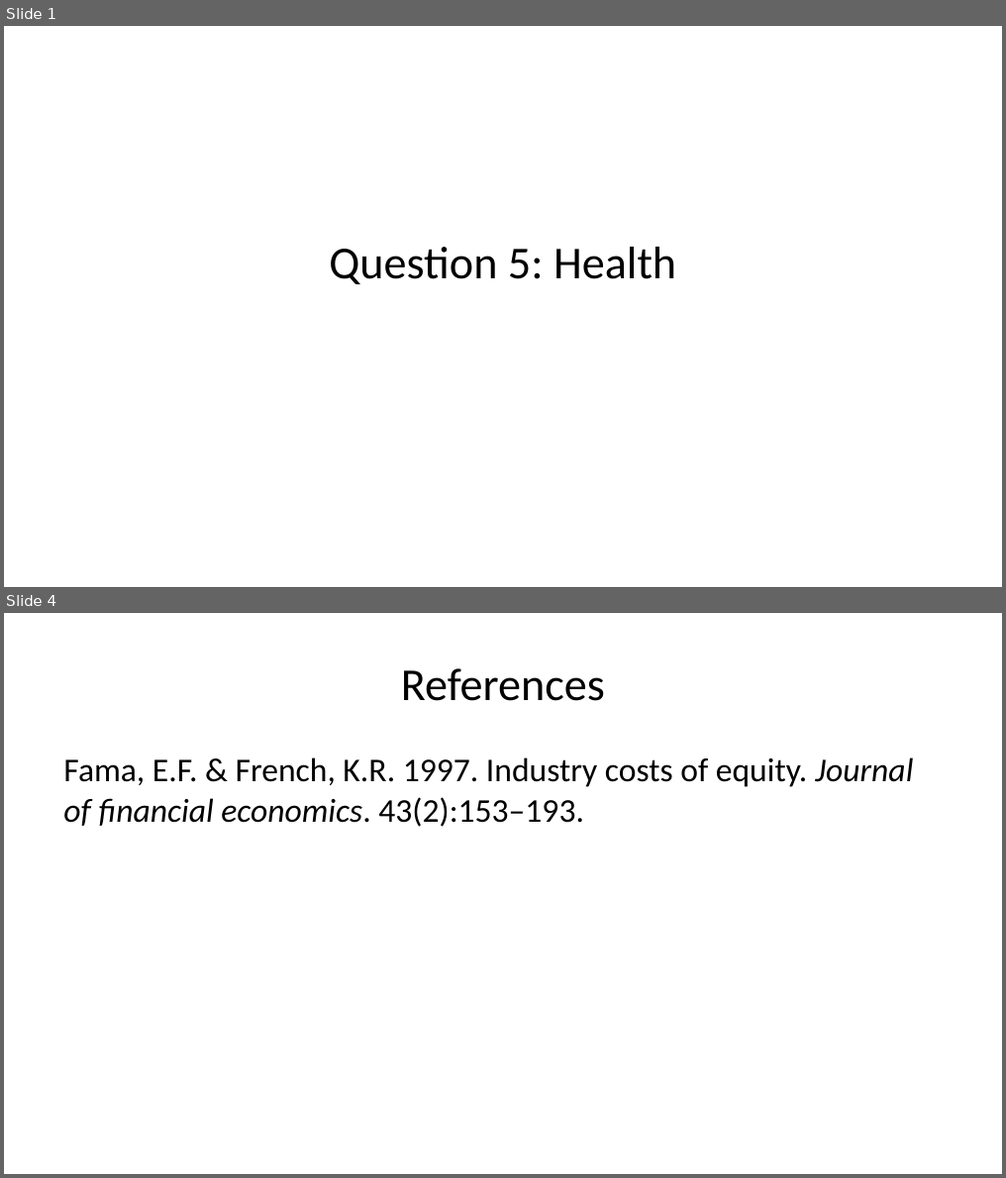
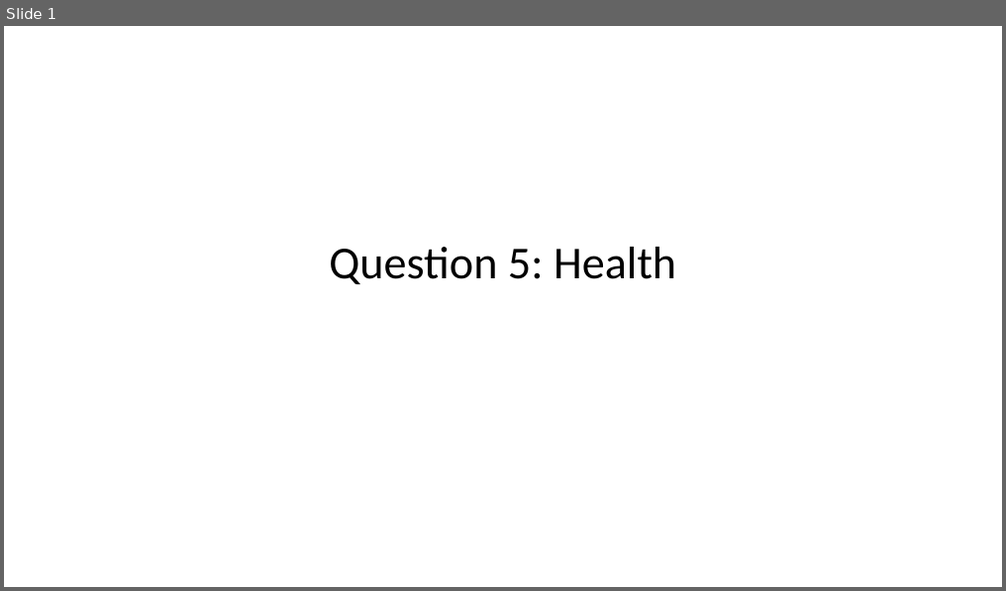
Before and after one commit to mattthomo/22892435, a slide deck: Question_5/Question_5_README.pptx. Shown one above the other, each under a label of ours: slides 1 and 4 before the commit, slide 1 after it; the slides between them are not shown. The pictures are 1006x1178 and 1006x591 pixels, drawn with LibreOffice and Linux fonts; fonts in the diff are those of the drawing. Boxes give left, top, right and bottom in pixels: in the first picture for what was removed or moved away, otherwise in the second. Text is boxed around its words. In the diff, an @@ line names an element or a change of style, - is before the commit and + after.

```diff
--- a/Question_5/Question_5_README.pptx
+++ b/Question_5/Question_5_README.pptx
@@ slide 4 removed at [4,613,1002,1174], background #FFFFFF @@
@@ title removed at [401,668,605,701] @@
-References
@@ text removed at [63,758,913,827] @@
-Fama, E.F. & French, K.R. 1997. Industry costs of equity. Journal of financial economics. 43(2):153–193.
```
Also in this commit, not shown: 2 slides changed, 3 slides added, 1 other slide removed, 12 other files.
